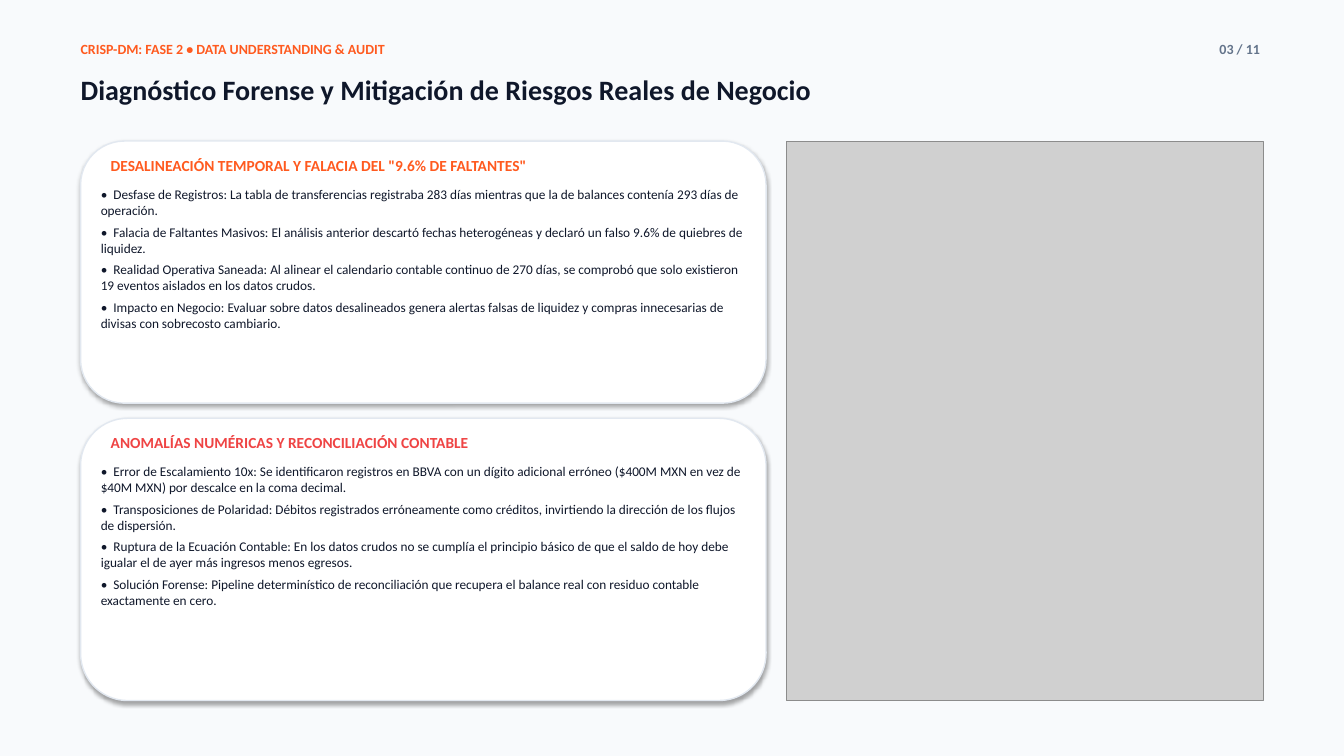
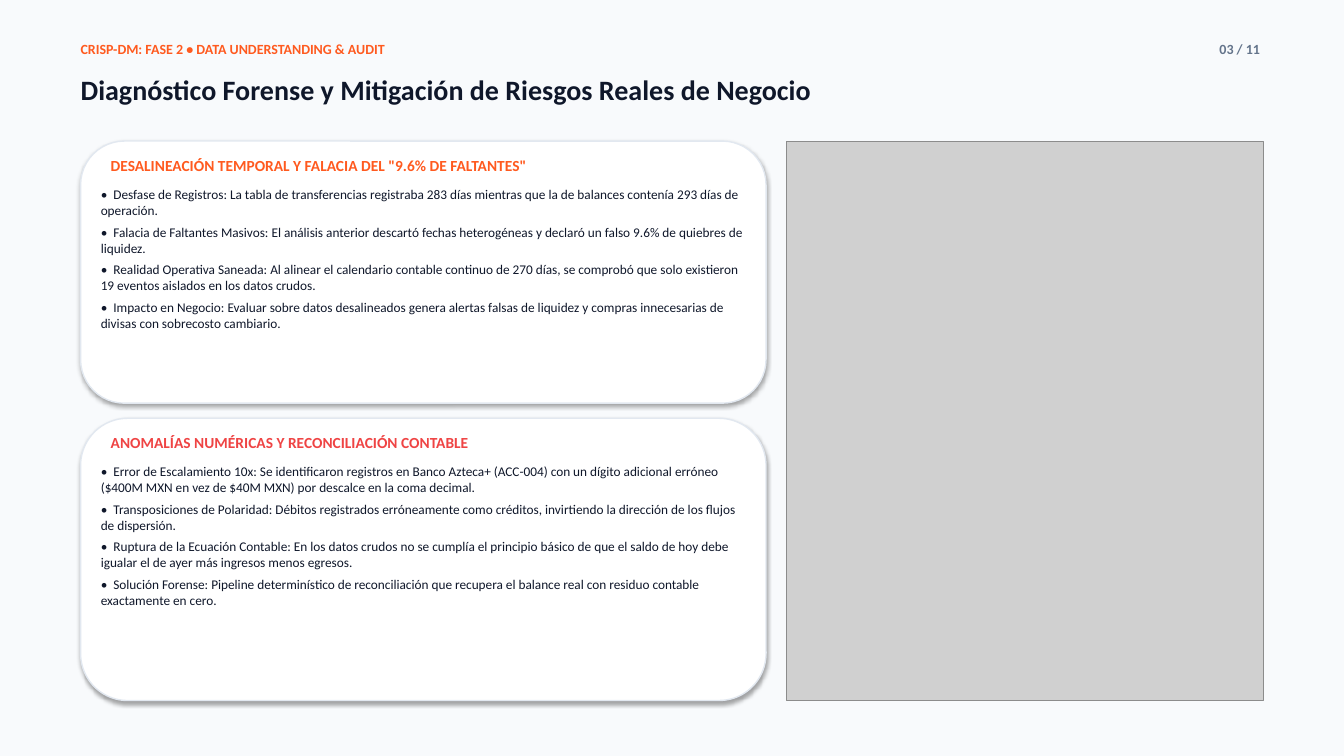
Before and after one commit to NicolasMndz/prueba-tecnica-cobre, a slide deck: slide 3 of presentacion_ejecutiva_tesoreria.pptx. Drawn at 1344x756 pixels with LibreOffice and Linux fonts; fonts in the diff are those of the drawing; grey boxes stand for pictures. Boxes give left, top, right and bottom in pixels: in the first picture for what was removed or moved away, otherwise in the second. Text is boxed around its words. In the diff, an @@ line names an element or a change of style, - is before the commit and + after.

```diff
--- a/presentacion_ejecutiva_tesoreria.pptx
+++ b/presentacion_ejecutiva_tesoreria.pptx
@@ text at bbox=[101, 466, 718, 494]: text changed @@
-• Error de Escalamiento 10x: Se identificaron registros en BBVA con un dígito adicional erróneo ($400M MXN en vez de $40M MXN) por descalce en la coma decimal.
+• Error de Escalamiento 10x: Se identificaron registros en Banco Azteca+ (ACC-004) con un dígito adicional erróneo ($400M MXN en vez de $40M MXN) por descalce en la coma decimal.
```
Also in this commit, not shown: 6 other slides changed, 3 other files.
